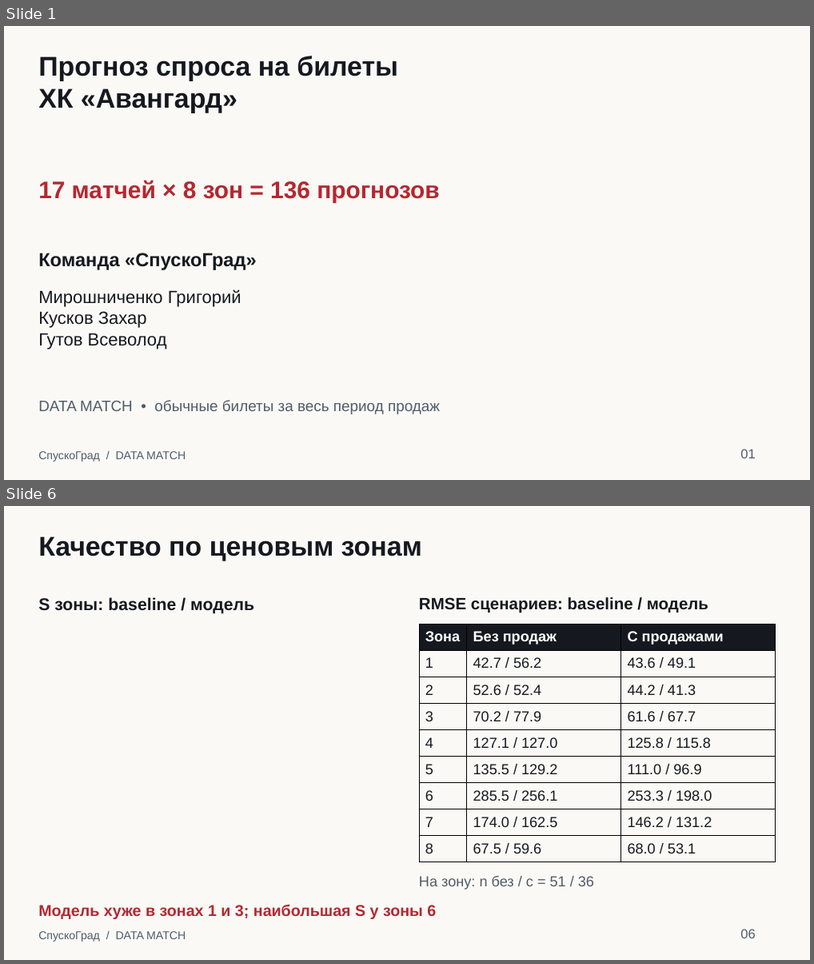
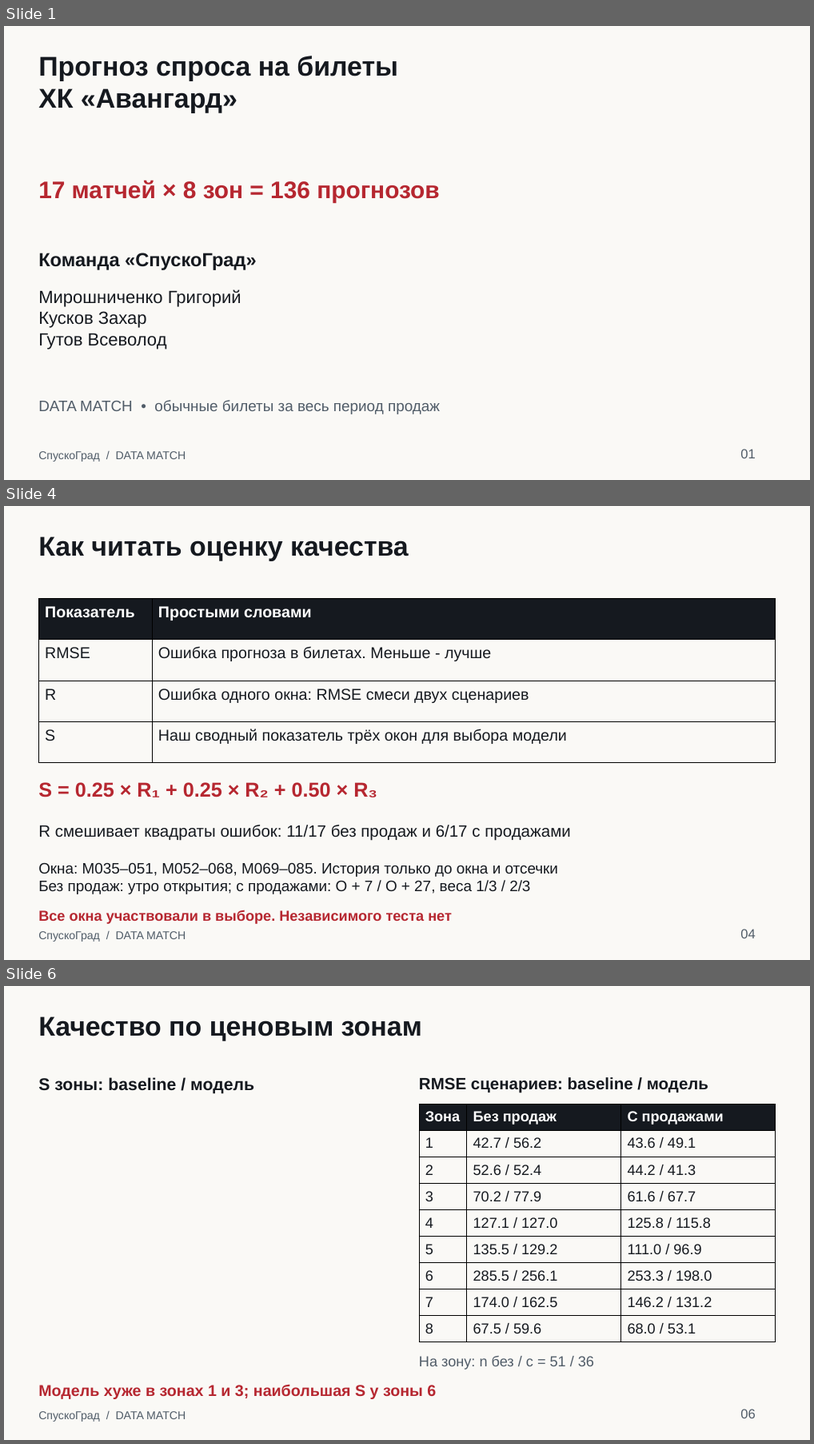
Before and after one commit to Mirr218/DATA-MATCH, a slide deck: outputs/submission/DATA_MATCH_SpuskoGrad.pptx. Shown one above the other, each under a label of ours: slides 1 and 6 before the commit, slides 1, 4 and 6 after it; the slides between them are not shown. The pictures are 814x964 and 814x1444 pixels, drawn with LibreOffice and Linux fonts; fonts in the diff are those of the drawing. Boxes give left, top, right and bottom in pixels: in the first picture for what was removed or moved away, otherwise in the second. Text is boxed around its words. In the diff, an @@ line names an element or a change of style, - is before the commit and + after.

```diff
--- a/outputs/submission/DATA_MATCH_SpuskoGrad.pptx
+++ b/outputs/submission/DATA_MATCH_SpuskoGrad.pptx
@@ slide 4 added at <box>4,506,810,960</box>, background #FAF9F6 @@
@@ text added at <box>38,536,409,561</box>, 32.2 pt, text #15191F, bold @@
+Как читать оценку качества
@@ table added at <box>38,599,776,763</box>, 4 rows, 2 columns @@
+Показатель | Простыми словами
+RMSE | Ошибка прогноза в билетах. Меньше - лучше
+R | Ошибка одного окна: RMSE смеси двух сценариев
+S | Наш сводный показатель трёх окон для выбора модели
@@ text added at <box>38,782,378,797</box>, 24 pt, text #B62730, bold @@
+S = 0.25 × R₁ + 0.25 × R₂ + 0.50 × R₃
@@ text added at <box>38,824,571,840</box>, 19.5 pt, text #15191F @@
+R смешивает квадраты ошибок: 11/17 без продаж и 6/17 с продажами
@@ text added at <box>38,862,558,894</box>, 18 pt, text #15191F @@
+Окна: M035–051, M052–068, M069–085. История только до окна и отсечки
+Без продаж: утро открытия; с продажами: O + 7 / O + 27, веса 1/3 / 2/3
@@ text added at <box>38,910,452,924</box>, 17.2 pt, text #B62730, bold @@
+Все окна участвовали в выборе. Независимого теста нет
@@ text added at <box>38,931,186,941</box>, 13.5 pt, text #505C68 @@
+СпускоГрад / DATA MATCH
@@ text added at <box>741,928,755,938</box>, 15.8 pt, text #505C68 @@
+04
```
Also in this commit, not shown: 1 slide changed, 3 other slides added, 4 slides removed, 9 other files.
